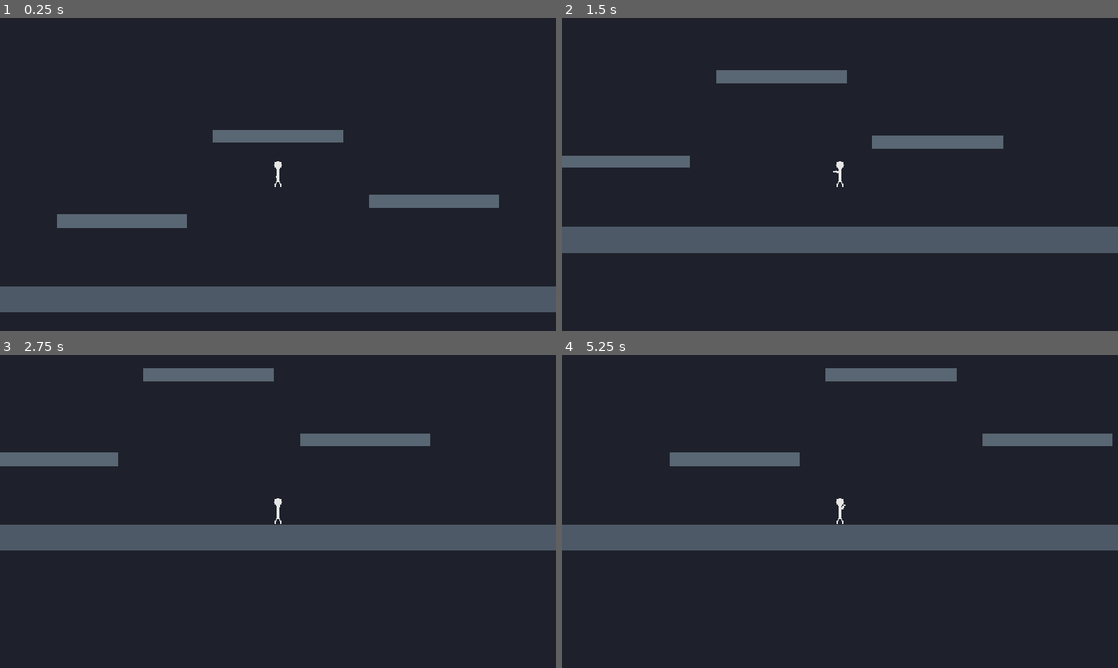
Above: before the commit, frames 1-4 (two rows, left to right).
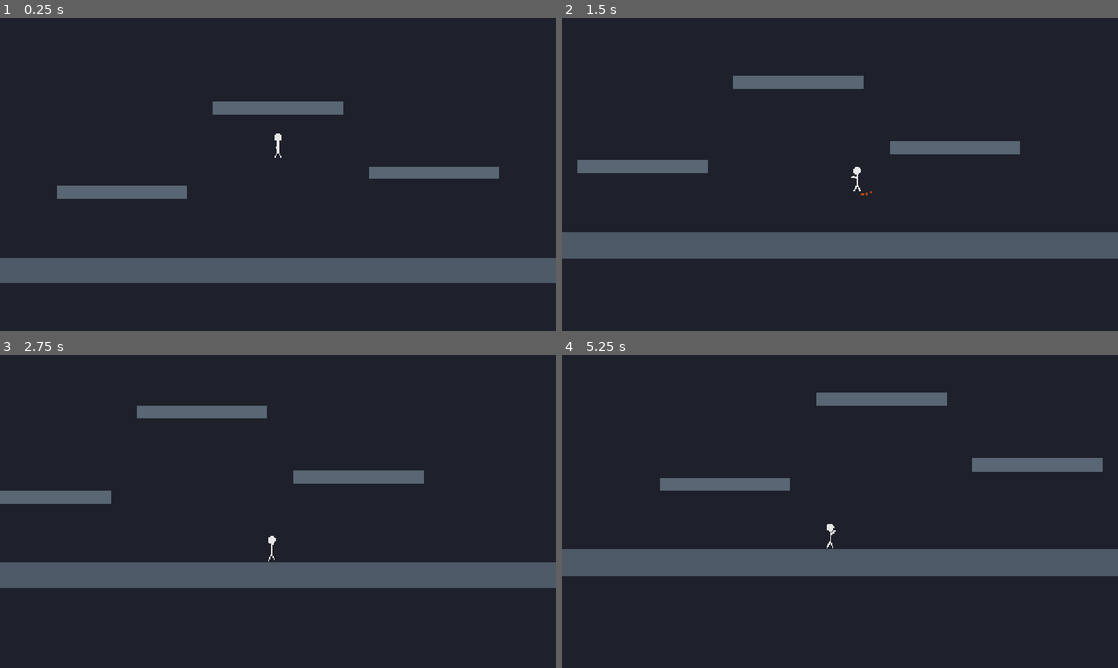
Above: after the commit, the same moments.

Repository: hanielchids/stig-figure-rpg
Game: Godot game, scene res://src/player/test_level.tscn
Two runs of this game, one before a commit and one after it. Both use one fixed random seed, a clock stepped at 60 frames per second and the inputs below.
Inputs (mouse positions are in pixels of both pictures, inside the frame that each line leads up to):
- Up to frame 1 (0.25 s): no input
- Up to frame 2 (1.5 s): move the mouse to (962, 158) at 0.52 s; hold D (move_right) 0.53-1.28 s; hold S (crouch) 0.53-1.28 s; tap W (jump) at 0.77, 1.07 s; tap Shift (jetpack) at 0.8, 1.35 s; move the mouse to (728, 190) at 1.27 s; hold A (move_left) from 1.28 s (still down)
- Up to frame 3 (2.75 s): tap W (jump) at 1.52, 1.55, 1.82 s; move the mouse to (333, 442) at 2.02 s; release A (move_left) at 2.03 s; hold D (move_right) from 2.03 s (still down); hold W (jump) from 2.03 s (still down); tap S (crouch) at 2.3 s
- Up to frame 4 (5.25 s): move the mouse to (812, 574) at 2.77 s; release W (jump) at 2.78 s; tap S (crouch) at 2.85, 4.55 s; tap W (jump) at 3.02, 3.32, 3.77, 3.8, 4.07, 4.52, 4.82 s; tap Shift (jetpack) at 3.05 s; move the mouse to (1006, 558) at 3.52 s; release D (move_right) at 3.53 s; press the mouse at (1006, 558) at 3.53 s; hold A (move_left) from 3.53 s (still down); move the mouse to (673, 464) at 4.27 s; release the mouse at (673, 464) at 4.28 s; tap E (interact) at 4.35 s; move the mouse to (867, 511) at 5.02 s; hold Shift (jetpack) from 5.03 s (still down)

The runs differ from the first frame. In frame 1, 22% of the frame differs, in the area x 0-100%, y 26-94%; in frame 2, 6.5%; in frame 3, 22%, in the area x 0-100%, y 4-75%; in frame 4, 22%.

Commit message:
Add player camera, animation, and jetpack particle systems
- Implemented a smooth follow camera with aim look-ahead and screen shake effects.
- Created an animation manager for player state transitions.
- Added a particle emitter for jetpack thrust, enhancing visual feedback during jetpacking.
- Updated player scene to include new camera, animation, and particle nodes.

Diff:
--- /dev/null
+++ b/game/src/player/jetpack_particles.gd
@@ -0,0 +1,41 @@
+## Simple particle emitter for jetpack thrust.
+## Spawns downward-moving particles when jetpacking.
+extends GPUParticles2D
+
+var player: CharacterBody2D
+
+
+func _ready() -> void:
+	player = get_parent()
+	emitting = false
+
+	# Configure particle properties via code so no .tres file needed
+	var mat := ParticleProcessMaterial.new()
+	mat.direction = Vector3(0, 1, 0)  # particles go down
+	mat.spread = 15.0
+	mat.initial_velocity_min = 80.0
+	mat.initial_velocity_max = 140.0
+	mat.gravity = Vector3(0, 20, 0)
+	mat.scale_min = 2.0
+	mat.scale_max = 4.0
+	mat.color = Color(1.0, 0.6, 0.1, 0.9)
+
+	var gradient := GradientTexture1D.new()
+	var grad := Gradient.new()
+	grad.set_offset(0, 0.0)
+	grad.set_color(0, Color(1.0, 0.7, 0.2, 1.0))
+	grad.set_offset(1, 1.0)
+	grad.set_color(1, Color(1.0, 0.2, 0.0, 0.0))
+	gradient.gradient = grad
+	mat.color_ramp = gradient
+
+	process_material = mat
+	amount = 16
+	lifetime = 0.4
+	speed_scale = 1.5
+
+
+func _process(_delta: float) -> void:
+	if not player:
+		return
+	emitting = player.current_state == player.State.JETPACKING
--- a/game/src/player/player.tscn
+++ b/game/src/player/player.tscn
@@ -3,6 +3,9 @@
 [ext_resource type="Script" path="res://src/player/player.gd" id="1_player"]
 [ext_resource type="Script" path="res://src/core/input_manager.gd" id="2_input"]
 [ext_resource type="Script" path="res://src/player/stick_figure_visual.gd" id="3_stickfig"]
+[ext_resource type="Script" path="res://src/player/player_camera.gd" id="4_camera"]
+[ext_resource type="Script" path="res://src/player/player_animation.gd" id="5_anim"]
+[ext_resource type="Script" path="res://src/player/jetpack_particles.gd" id="6_jetpack"]
 
 [sub_resource type="RectangleShape2D" id="RectangleShape2D_standing"]
 size = Vector2(20, 40)
@@ -40,3 +43,15 @@
 
 [node name="InputManager" type="Node" parent="."]
 script = ExtResource("2_input")
+
+[node name="Camera2D" type="Camera2D" parent="."]
+position = Vector2(0, -20)
+zoom = Vector2(1.5, 1.5)
+script = ExtResource("4_camera")
+
+[node name="PlayerAnimation" type="Node" parent="."]
+script = ExtResource("5_anim")
+
+[node name="JetpackParticles" type="GPUParticles2D" parent="."]
+position = Vector2(0, 0)
+script = ExtResource("6_jetpack")
--- /dev/null
+++ b/game/src/player/player_animation.gd
@@ -0,0 +1,56 @@
+## Manages animation state transitions based on player state.
+## Works with the stick figure visual for now, will drive AnimationPlayer
+## when real sprite sheets are added.
+extends Node
+
+var player: CharacterBody2D
+
+
+func _ready() -> void:
+	player = get_parent()
+
+
+func _process(_delta: float) -> void:
+	if not player:
+		return
+
+	# Flip sprite based on facing direction
+	var sprite: Sprite2D = player.get_node_or_null("Sprite2D")
+	if sprite:
+		sprite.flip_h = not player.facing_right
+
+	# Future: drive AnimationPlayer based on player.current_state
+	# For now the stick_figure_visual.gd handles visual state changes directly.
+	# When real sprites are added, this script will call:
+	#   animation_player.play(_get_animation_name())
+	#
+	# State -> Animation mapping:
+	#   IDLE         -> "idle"
+	#   RUNNING      -> "run"
+	#   JUMPING      -> "jump"
+	#   FALLING      -> "fall"
+	#   JETPACKING   -> "jetpack"
+	#   WALL_HANGING -> "wall_hang"
+	#   CROUCHING    -> "crouch"
+	#   DEAD         -> "death"
+
+
+func _get_animation_name() -> String:
+	match player.current_state:
+		player.State.IDLE:
+			return "idle"
+		player.State.RUNNING:
+			return "run"
+		player.State.JUMPING:
+			return "jump"
+		player.State.FALLING:
+			return "fall"
+		player.State.JETPACKING:
+			return "jetpack"
+		player.State.WALL_HANGING:
+			return "wall_hang"
+		player.State.CROUCHING:
+			return "crouch"
+		player.State.DEAD:
+			return "death"
+	return "idle"
--- /dev/null
+++ b/game/src/player/player_camera.gd
@@ -0,0 +1,68 @@
+## Smooth follow camera with aim look-ahead and screen shake.
+## Attach to a Camera2D node as a child of the player.
+extends Camera2D
+
+## How far ahead the camera looks in the aim direction.
+@export var look_ahead_distance: float = 60.0
+## How fast the camera smooths to the target offset.
+@export var look_ahead_smooth: float = 5.0
+## How fast the camera follows the player position.
+@export var follow_smooth: float = 8.0
+
+var _target_offset: Vector2 = Vector2.ZERO
+var _current_offset: Vector2 = Vector2.ZERO
+var _shake_intensity: float = 0.0
+var _shake_decay: float = 5.0
+
+@onready var player: CharacterBody2D = get_parent()
+
+
+func _ready() -> void:
+	# Enable smoothing on the camera itself
+	position_smoothing_enabled = false  # We handle smoothing manually
+	make_current()
+
+
+func _process(delta: float) -> void:
+	_update_look_ahead(delta)
+	_update_shake(delta)
+
+	offset = _current_offset + _get_shake_offset()
+
+
+func _update_look_ahead(delta: float) -> void:
+	if not player or not player.has_node("InputManager"):
+		return
+
+	var im: InputManager = player.get_node("InputManager")
+	var aim_dir := (im.current_input.aim_position - player.global_position).normalized()
+
+	_target_offset = aim_dir * look_ahead_distance
+	_current_offset = _current_offset.lerp(_target_offset, look_ahead_smooth * delta)
+
+
+func _update_shake(delta: float) -> void:
+	_shake_intensity = maxf(_shake_intensity - _shake_decay * delta, 0.0)
+
+
+func _get_shake_offset() -> Vector2:
+	if _shake_intensity <= 0.0:
+		return Vector2.ZERO
+	return Vector2(
+		randf_range(-_shake_intensity, _shake_intensity),
+		randf_range(-_shake_intensity, _shake_intensity)
+	)
+
+
+func shake(intensity: float = 5.0, decay: float = 5.0) -> void:
+	## Triggers screen shake. Call from combat system on hits, explosions, etc.
+	_shake_intensity = maxf(_shake_intensity, intensity)
+	_shake_decay = decay
+
+
+func set_map_bounds(bounds: Rect2) -> void:
+	## Clamp camera to map edges. Call when loading a map.
+	limit_left = int(bounds.position.x)
+	limit_top = int(bounds.position.y)
+	limit_right = int(bounds.position.x + bounds.size.x)
+	limit_bottom = int(bounds.position.y + bounds.size.y)
--- a/game/src/player/test_level.tscn
+++ b/game/src/player/test_level.tscn
@@ -18,10 +18,6 @@
 
 [node name="Player" parent="." instance=ExtResource("1_player")]
 position = Vector2(640, 300)
-
-[node name="Camera2D" type="Camera2D" parent="Player"]
-position = Vector2(0, -20)
-zoom = Vector2(1.5, 1.5)
 
 [node name="Floor" type="StaticBody2D" parent="."]
 position = Vector2(640, 500)
Not shown, added: game/src/player/jetpack_particles.gd.uid
Not shown, added: game/src/player/player_animation.gd.uid
Not shown, added: game/src/player/player_camera.gd.uid
